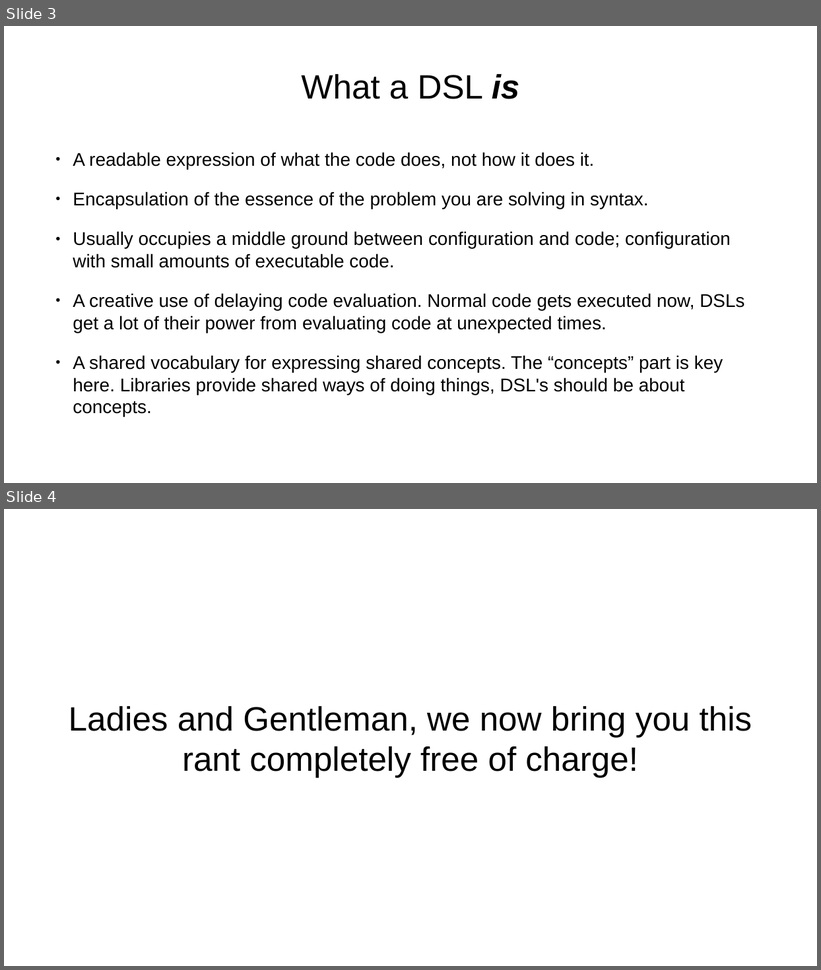
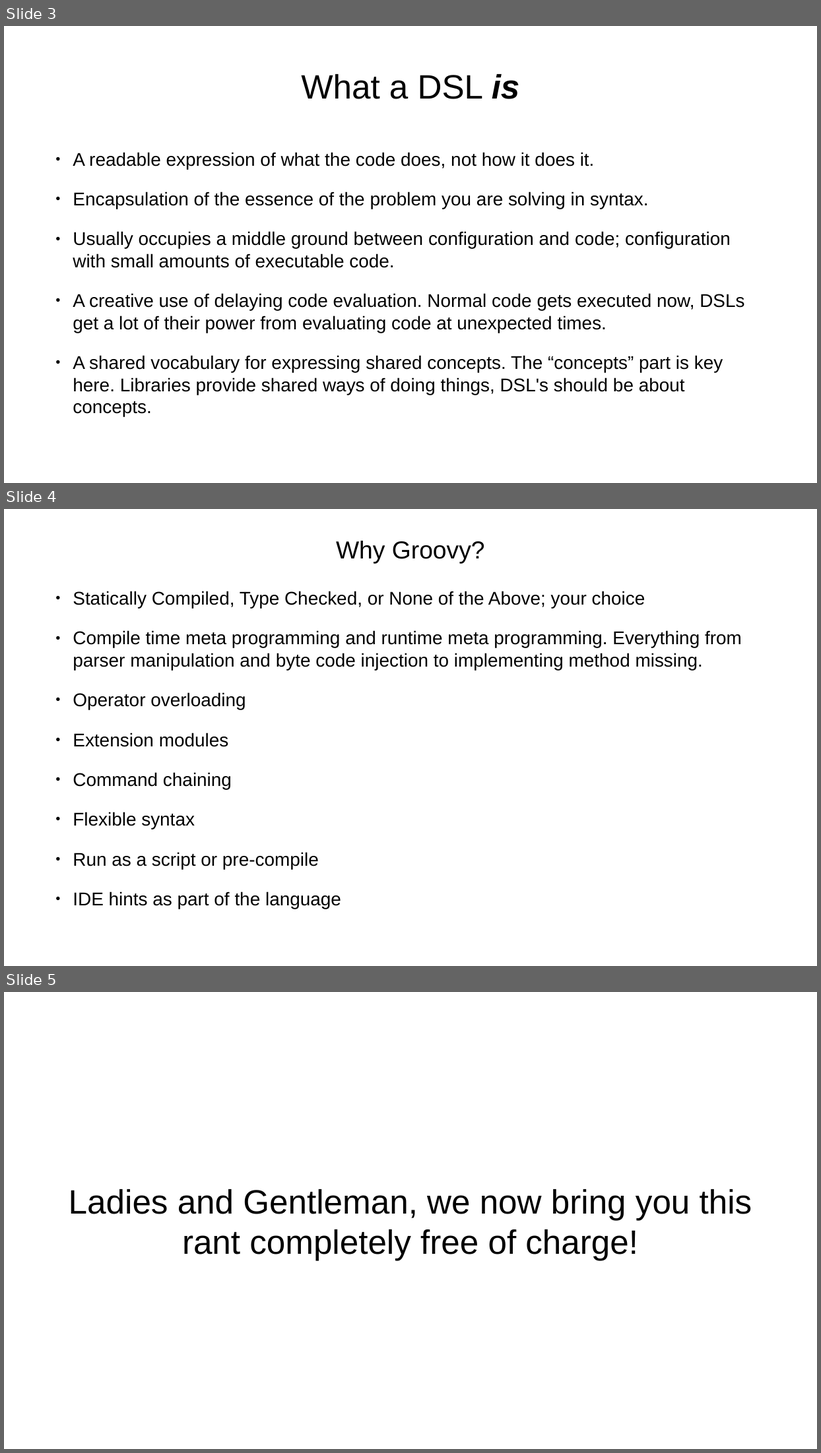
Before and after one commit to dwclark/modern-dsls, a slide deck: presentation.odp. Shown one above the other, each under a label of ours: slides 3 and 4 before the commit, slides 3, 4 and 5 after it. The pictures are 821x970 and 821x1453 pixels, drawn with LibreOffice and Linux fonts; fonts in the diff are those of the drawing. Boxes give left, top, right and bottom in pixels: in the first picture for what was removed or moved away, otherwise in the second. Text is boxed around its words. In the diff, an @@ line names an element or a change of style, - is before the commit and + after.

Commit message:
Updated presentation.
Added slide.
Changed scheduler dsl.

```diff
--- a/presentation.odp
+++ b/presentation.odp
@@ slide 4 added at <box>4,509,817,966</box>, background #FFFFFF @@
@@ title added at <box>336,541,485,564</box>, 24 pt, text #000000 @@
+Why Groovy?
@@ text added at <box>73,591,742,909</box>, 18 pt, text #000000 @@
+● Statically Compiled, Type Checked, or None of the Above; your choice
+● Compile time meta programming and runtime meta programming. Everything from parser manipulation and byte code injection to implementing method missing.
+● Operator overloading
+● Extension modules
+● Command chaining
+● Flexible syntax
+● Run as a script or pre-compile
+● IDE hints as part of the language
@@ what was slide 4 is now slide 5 @@
```
Also in this commit, not shown: 3 other files.
